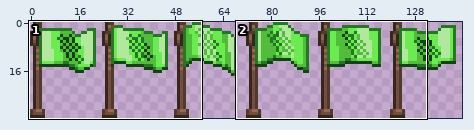
Two states of a sprite sheet, objects/atprk_relicseeker/atprk_relicseekerflag/atprk_relicseekerflag.png. Above: a wide view before the commit, with the close-up outlined.
Close-up. The starting point:
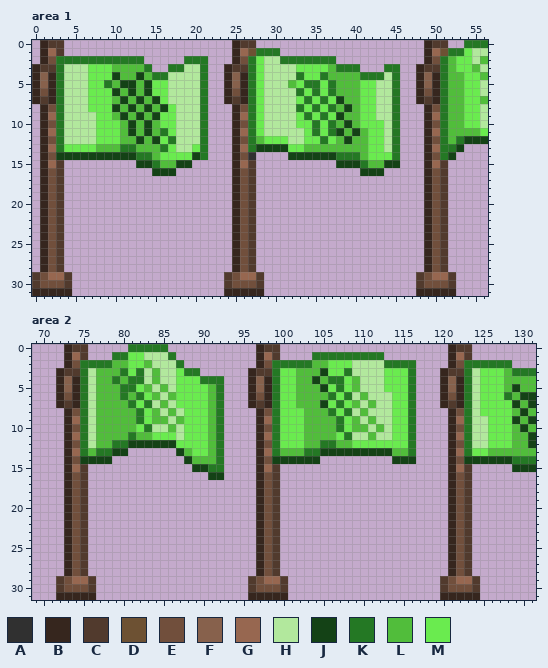
The file is 144x32 pixels. Colours within 5 levels of each other are drawn and written as one. Shown: area 1: x 0..56, y 0..31; area 2: x 69..131, y 0..31.
Palette (. is transparent): A #303030  B #36261e  C #513a2d  D #6d5133  E #714f3c  F #87614c  G #976750  H #b2e89d  J #144216  K #247824  L #51bd3b  M #6aeb4f
After:
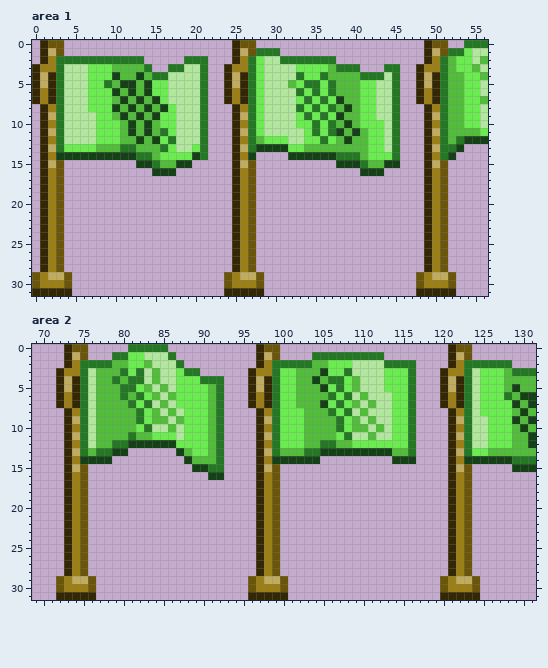
What changed:
colour B: #36261e -> #342804
colour C: #513a2d -> #6b5509
colour E: #714f3c -> #9b7e14
colour G: #976750 -> #c0ab5e
Area 1:
y 1: x 27 D -> C; x 51 D -> C
y 3: x 1..2 CC -> EE; x 25..26 CC -> EE; x 49..50 CC -> EE
y 4..5: x 1 F -> G; x 25 F -> G; x 49 F -> G
y 7: x 1 C -> E; x 25 C -> E; x 49 C -> E
y 14: x 27 A -> J
Area 2:
y 3: x 73..74 CC -> EE; x 97..98 CC -> EE; x 121..122 CC -> EE
y 4..5: x 73 F -> G; x 97 F -> G; x 121 F -> G
y 7: x 73 C -> E; x 97 C -> E; x 121 C -> E
